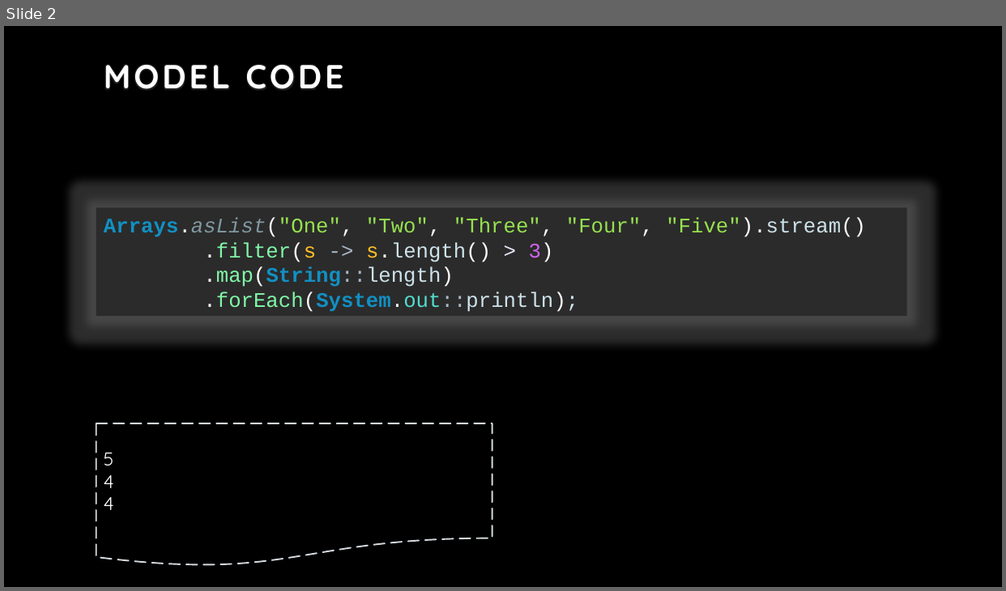
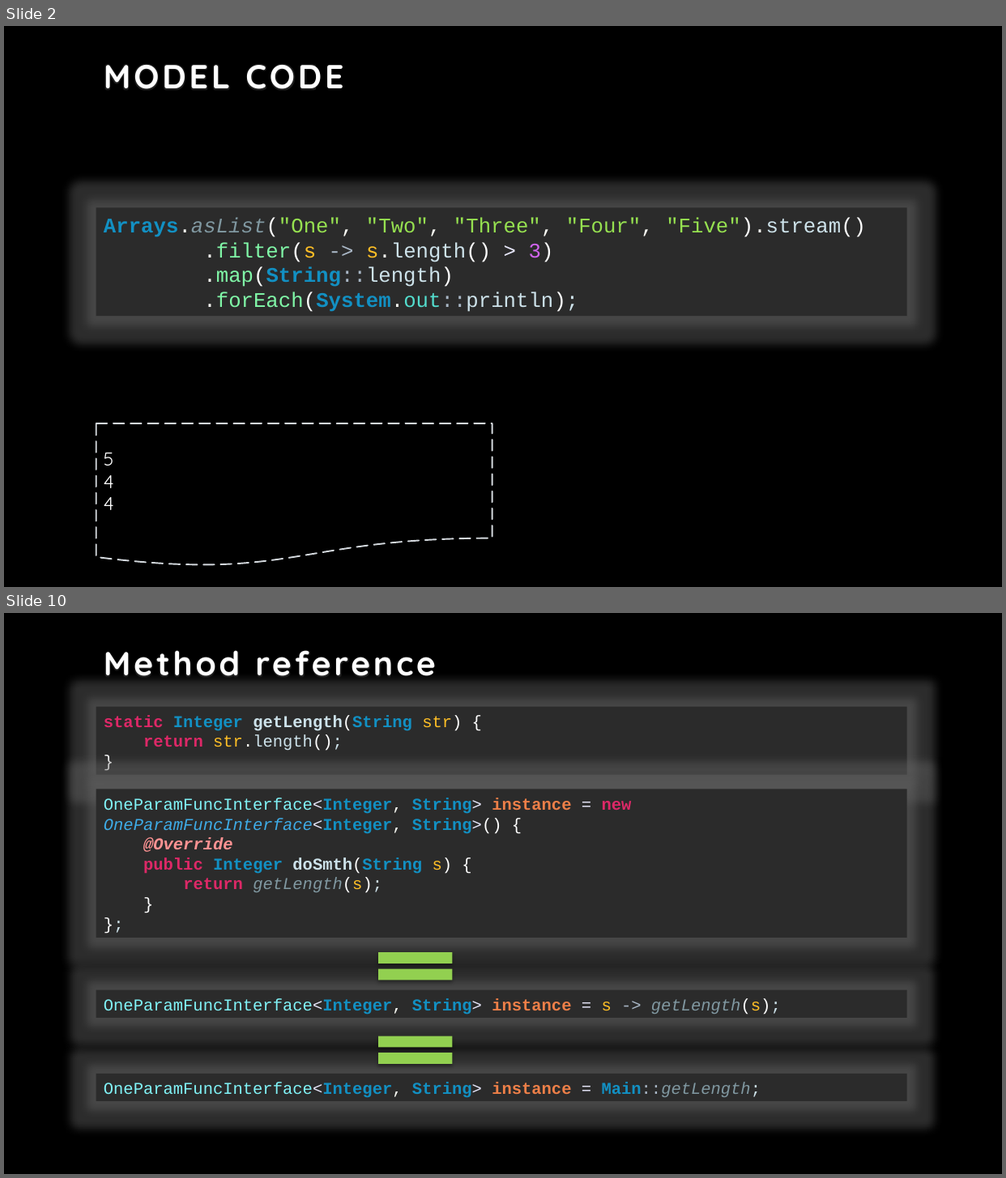
Before and after one commit to odovhai/Java8, a slide deck: Java 8.pptx. Shown one above the other, each under a label of ours: slide 2 before the commit, slides 2 and 10 after it; the slides between them are not shown. The pictures are 1006x591 and 1006x1178 pixels, drawn with LibreOffice and Linux fonts; fonts in the diff are those of the drawing; background and template pictures are left out. Boxes give left, top, right and bottom in pixels: in the first picture for what was removed or moved away, otherwise in the second. Text is boxed around its words. In the diff, an @@ line names an element or a change of style, - is before the commit and + after.

Commit message:
Presentation

```diff
--- a/Java 8.pptx
+++ b/Java 8.pptx
@@ slide 10 added at (4,613,1002,1174), background picture (left out) @@
@@ title added at (104,650,436,676), 32 pt, text gradient #FFFFFF to #A6A6A6, bold @@
+Method reference
@@ rectangle added at (96,707,907,775), fill #2B2B2B, 16 pt, text #CDE2EA, bold @@
+static Integer getLength(String str) {
+return str.length();
+}
@@ rectangle added at (96,789,907,938), fill #2B2B2B, 16 pt, text #1290C3, bold @@
+OneParamFuncInterface<Integer, String> instance = new OneParamFuncInterface<Integer, String>() {
+@Override
+public Integer doSmth(String s) {
+return getLength(s);
+}
+};
@@ math equal added at (364,943,466,990), fill #92D050 @@
@@ rectangle added at (96,990,907,1018), fill #2B2B2B, 16 pt, text #80F2F6 @@
+OneParamFuncInterface<Integer, String> instance = s -> getLength(s);
@@ math equal added at (364,1027,466,1074), fill #92D050 @@
@@ rectangle added at (96,1074,907,1102), fill #2B2B2B, 16 pt, text #80F2F6 @@
+OneParamFuncInterface<Integer, String> instance = Main::getLength;
```
Also in this commit, not shown: 7 slides changed, 1 other file.
